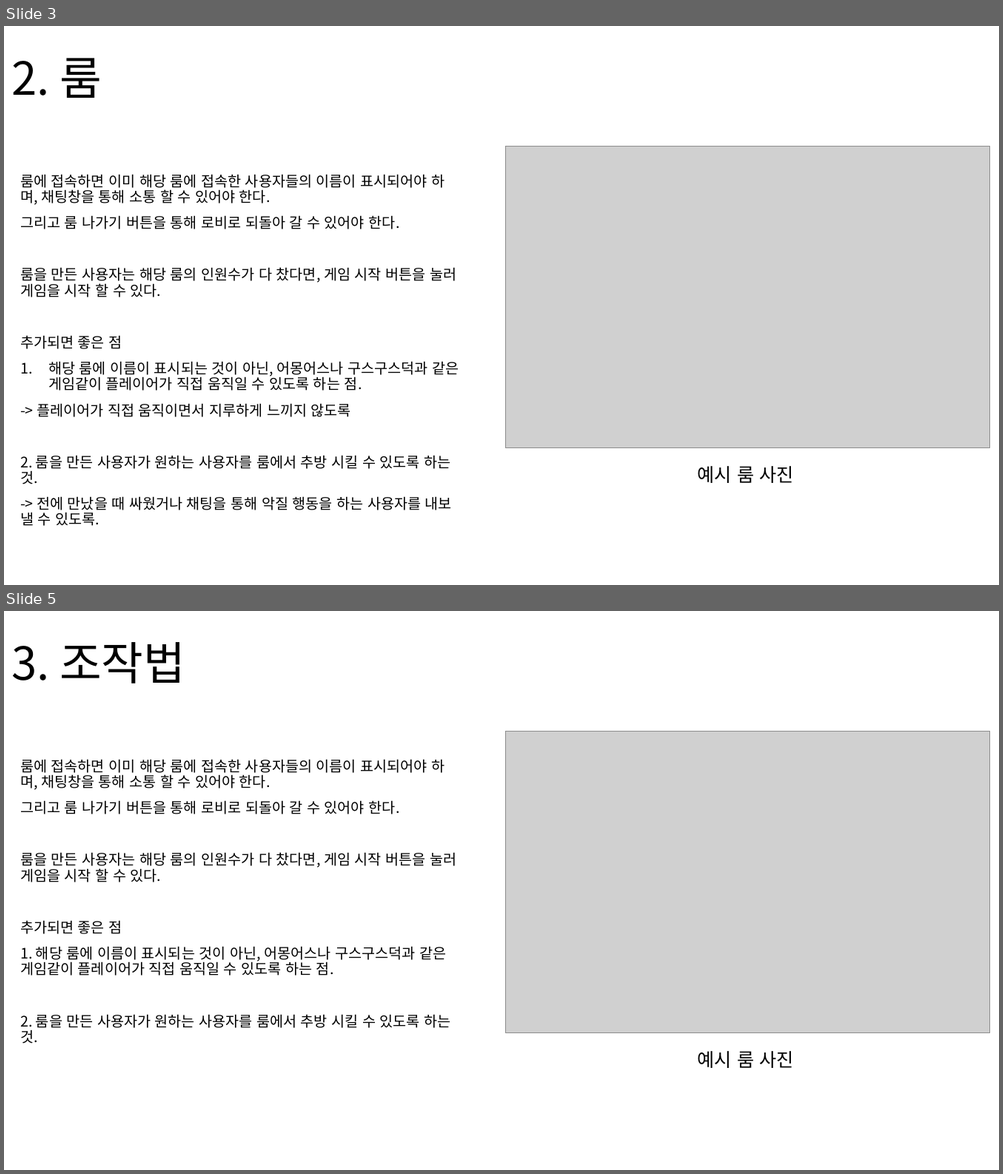
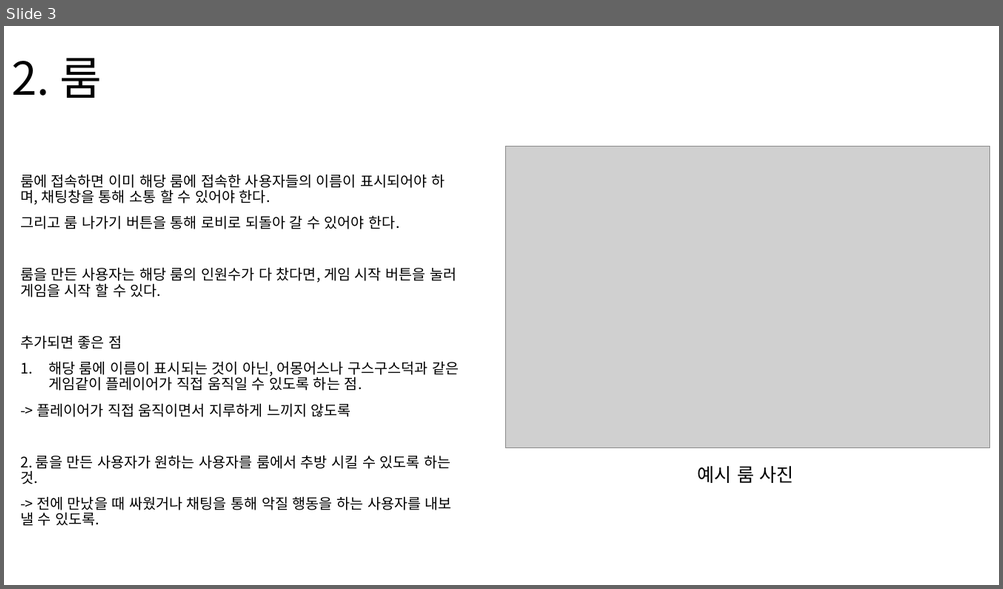
Before and after one commit to TRASHES0/MAFIA_60SECs, a slide deck: 기획/TRASHES 시스템 기획서.pptx. Shown one above the other, each under a label of ours: slides 3 and 5 before the commit, slide 3 after it; the slides between them are not shown. The pictures are 1003x1174 and 1003x589 pixels, drawn with LibreOffice and Linux fonts; fonts in the diff are those of the drawing; grey boxes stand for pictures. Boxes give left, top, right and bottom in pixels: in the first picture for what was removed or moved away, otherwise in the second. Text is boxed around its words. In the diff, an @@ line names an element or a change of style, - is before the commit and + after.

```diff
--- a/기획/TRASHES 시스템 기획서.pptx
+++ b/기획/TRASHES 시스템 기획서.pptx
@@ slide 5 removed at (4,611,999,1170), background #FFFFFF @@
@@ title removed at (11,642,185,684) @@
-3. 조작법
@@ picture removed at (506,731,990,1034) @@
@@ text removed at (20,759,456,1044) @@
-룸에 접속하면 이미 해당 룸에 접속한 사용자들의 이름이 표시되어야 하며, 채팅창을 통해 소통 할 수 있어야 한다.
-그리고 룸 나가기 버튼을 통해 로비로 되돌아 갈 수 있어야 한다.
-룸을 만든 사용자는 해당 룸의 인원수가 다 찼다면, 게임 시작 버튼을 눌러 게임을 시작 할 수 있다.
-추가되면 좋은 점
-1. 해당 룸에 이름이 표시되는 것이 아닌, 어몽어스나 구스구스덕과 같은 게임같이 플레이어가 직접 움직일 수 있도록 하는 점.
-2. 룸을 만든 사용자가 원하는 사용자를 룸에서 추방 시킬 수 있도록 하는 것.
@@ text removed at (697,1051,793,1068) @@
-예시 룸 사진
```
Also in this commit, not shown: 8 slides changed, 2 slides added, 2 other slides removed.
